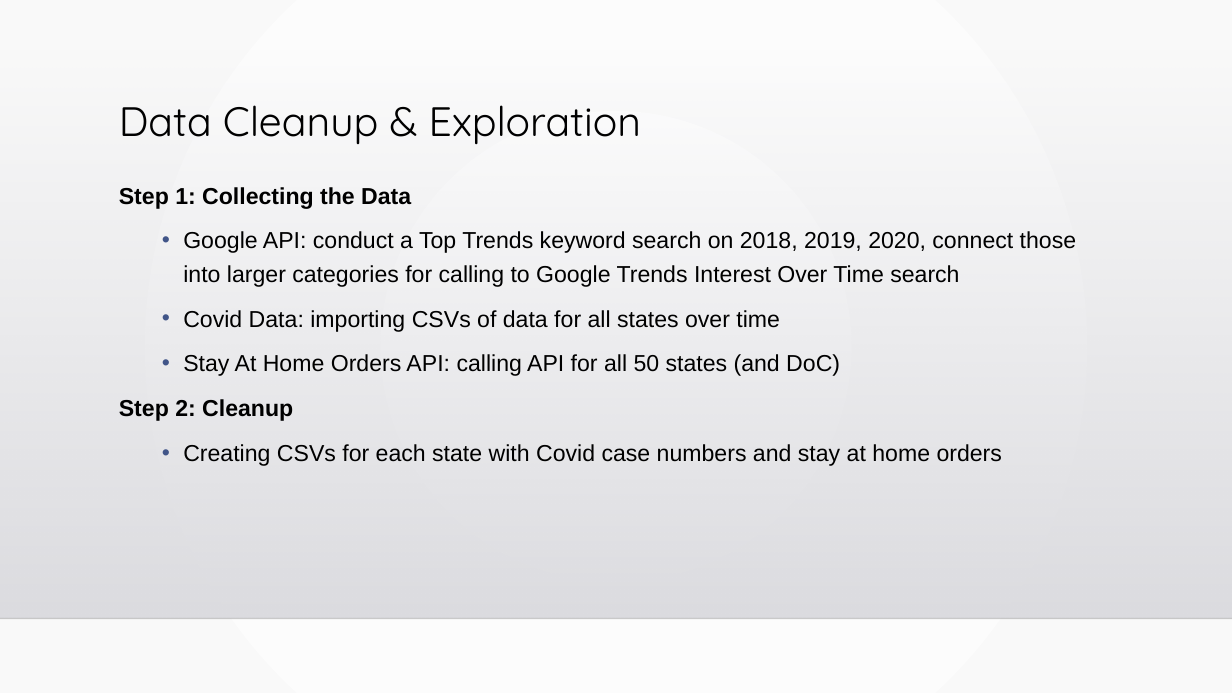
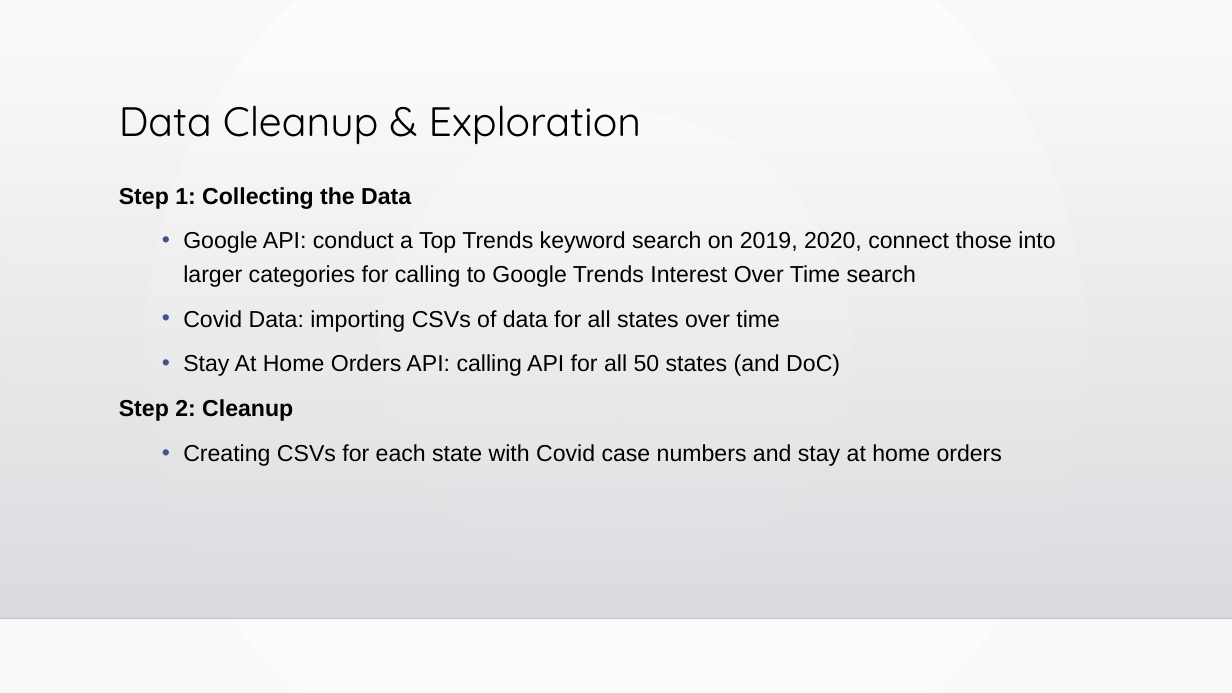
Before and after one commit to sarahDH615/google_trends_covid_project, a slide deck: slide 5 of final/final_presentation.pptx. Drawn at 1232x693 pixels with LibreOffice and Linux fonts; fonts in the diff are those of the drawing; background and template pictures are left out. Boxes give left, top, right and bottom in pixels: in the first picture for what was removed or moved away, otherwise in the second. Text is boxed around its words. In the diff, an @@ line names an element or a change of style, - is before the commit and + after.

```diff
--- a/final/final_presentation.pptx
+++ b/final/final_presentation.pptx
@@ text at <box>183,231,1055,287</box>: text changed @@
-  • Google API: conduct a Top Trends keyword search on 2018, 2019, 2020, connect those into larger categories for calling to Google Trends Interest Over Time search
+  • Google API: conduct a Top Trends keyword search on 2019, 2020, connect those into larger categories for calling to Google Trends Interest Over Time search
```
Also in this commit, not shown: 2 other slides changed.
